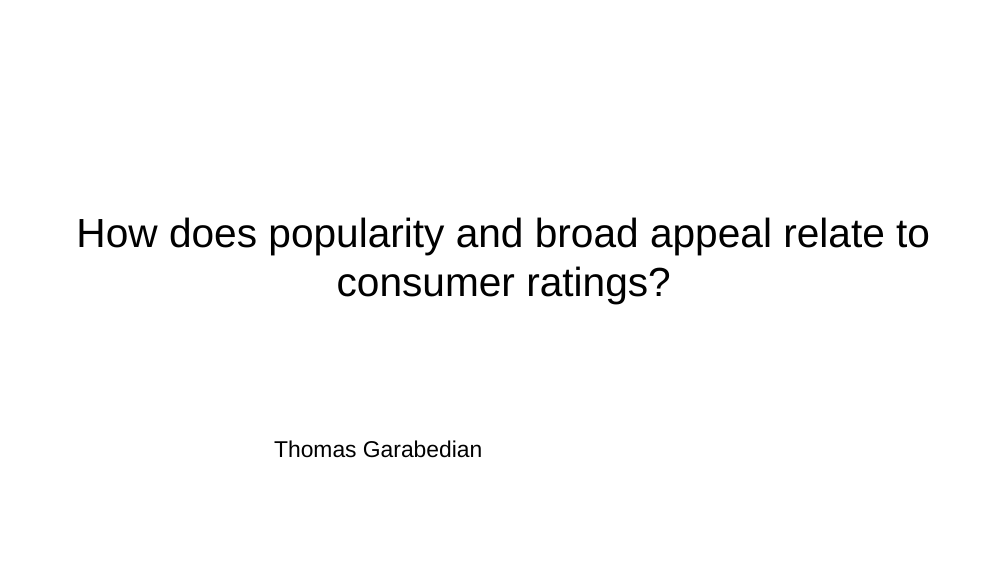
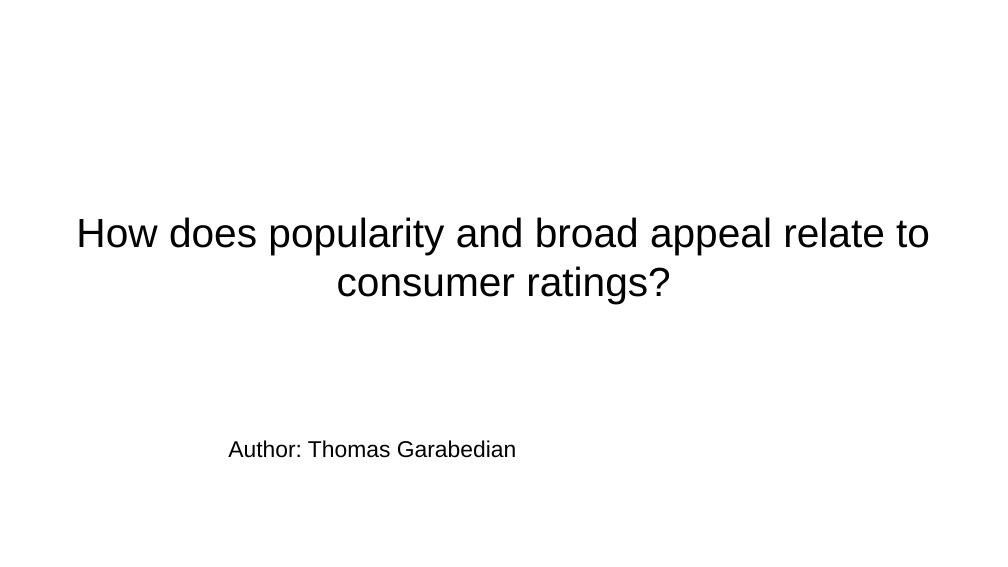
Before and after one commit to gr8willi35/DSI-CS1, a slide deck: slide 1 of cap1_pwrpt.odp. Drawn at 1008x567 pixels with LibreOffice and Linux fonts; fonts in the diff are those of the drawing; background and template pictures are left out. Boxes give left, top, right and bottom in pixels: in the first picture for what was removed or moved away, otherwise in the second. Text is boxed around its words. In the diff, an @@ line names an element or a change of style, - is before the commit and + after.

```diff
--- a/cap1_pwrpt.odp
+++ b/cap1_pwrpt.odp
@@ text at [228,440,516,458]: text changed @@
-Thomas Garabedian
+Author: Thomas Garabedian
```
Also in this commit, not shown: 2 other slides changed, 1 other file.
